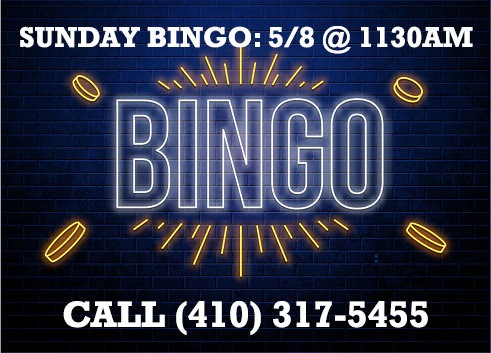
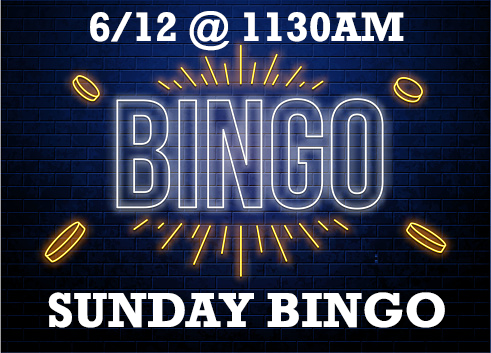
Two versions of the same layered image (491 x 353). Layer-by-layer changes:
renamed "CALL (410) 317-5455" to "6/12 @ 1130AM", painted on it over bbox(63, 11, 428, 336)
renamed "SUNDAY BINGO: 5/8 @ 1130AM" to "SUNDAY BINGO", painted on it over bbox(20, 26, 473, 328)
